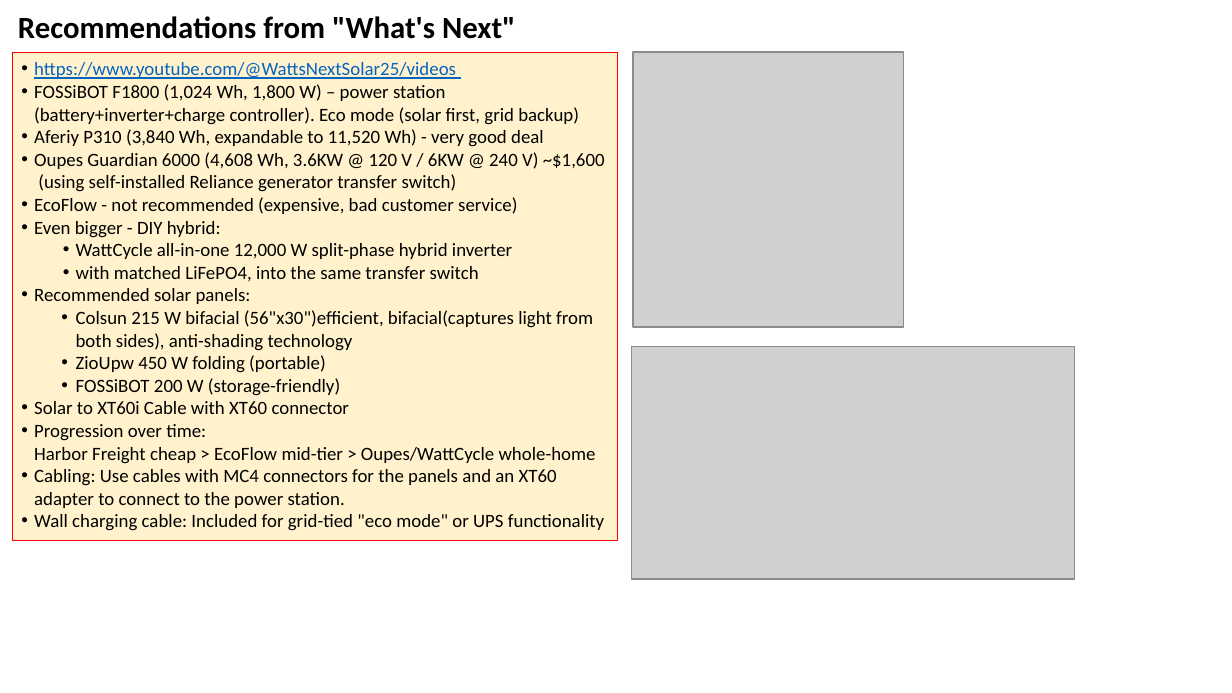
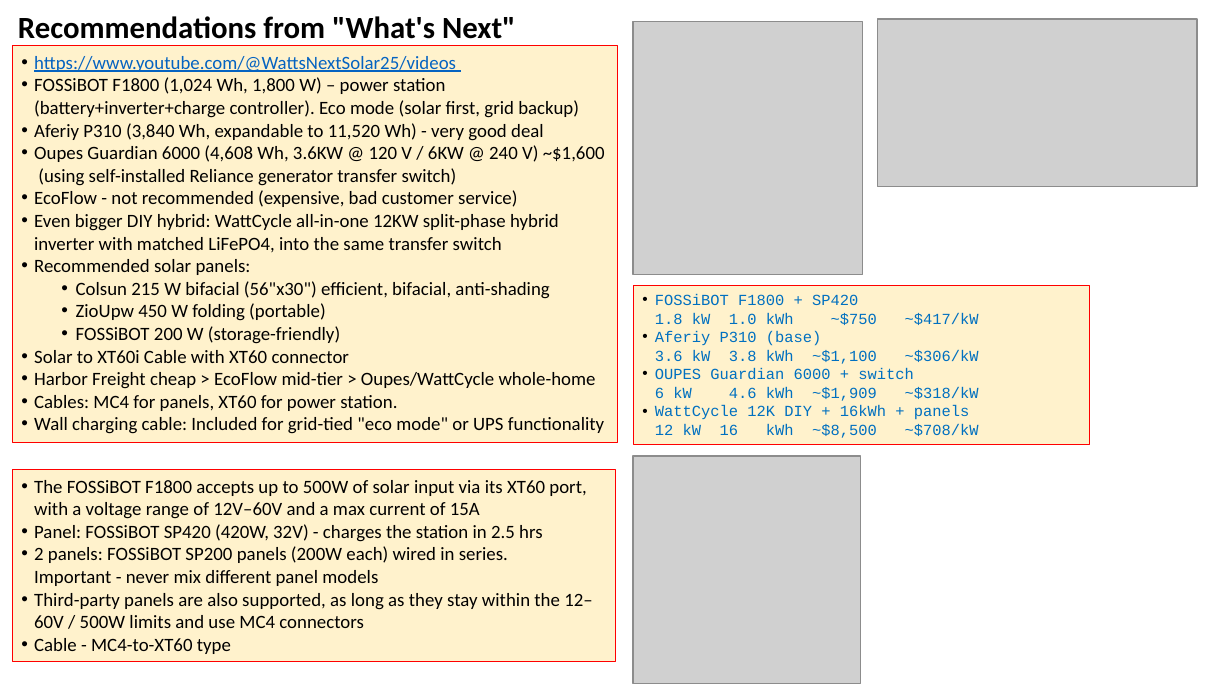
Before and after one commit to lselector/misc_farm, a slide deck: slide 2 of solar.pptx. Drawn at 1232x693 pixels with LibreOffice and Linux fonts; fonts in the diff are those of the drawing; grey boxes stand for pictures. Boxes give left, top, right and bottom in pixels: in the first picture for what was removed or moved away, otherwise in the second. Text is boxed around its words. In the diff, an @@ line names an element or a change of style, - is before the commit and + after.

Commit message:
update

```diff
--- a/solar.pptx
+++ b/solar.pptx
@@ picture: place and size @@
-picture at (633,52,903,326)
+picture at (633,21,862,275)
@@ picture added at (878,20,1198,187) @@
@@ rectangle "https://www.youtube.com/@WattsNextSolar25/videos": place and size @@
-rectangle "https://www.youtube.com/@WattsNextSolar25/videos" at (12,53,617,541)
+rectangle "https://www.youtube.com/@WattsNextSolar25/videos" at (12,46,617,442)
@@ text in rectangle at (34,214,559,252): text changed @@
-• Even bigger - DIY hybrid:
-• WattCycle all-in-one 12,000 W split-phase hybrid inverter
-• with matched LiFePO4, into the same transfer switch
+• Even bigger DIY hybrid: WattCycle all-in-one 12KW split-phase hybrid inverter with matched LiFePO4, into the same transfer switch
@@ text in rectangle at (76,281,549,299): text changed @@
-• Colsun 215 W bifacial (56"x30")efficient, bifacial(captures light from both sides), anti-shading technology
+• Colsun 215 W bifacial (56"x30") efficient, bifacial, anti-shading
@@ rectangle added at (633,286,1090,445), fill #FFF2CC, outline #FF0000 0.56 pt, 9 pt, text #0070C0 @@
+• FOSSiBOT F1800 + SP420
+  1.8 kW 1.0 kWh ~$750 ~$417/kW
+• Aferiy P310 (base)
+  3.6 kW 3.8 kWh ~$1,100 ~$306/kW
+• OUPES Guardian 6000 + switch
+  6 kW 4.6 kWh ~$1,909 ~$318/kW
+• WattCycle 12K DIY + 16kWh + panels
+  12 kW 16 kWh ~$8,500 ~$708/kW
@@ picture removed at (632,346,1076,579) @@
@@ text in rectangle at (34,372,596,411): text changed @@
-• Progression over time:
-  Harbor Freight cheap > EcoFlow mid-tier > Oupes/WattCycle whole-home
-• Cabling: Use cables with MC4 connectors for the panels and an XT60 adapter to connect to the power station.
+• Harbor Freight cheap > EcoFlow mid-tier > Oupes/WattCycle whole-home
+• Cables: MC4 for panels, XT60 for power station.
@@ rectangle added at (12,469,616,662), fill #FFF2CC, outline #FF0000 0.56 pt, 11 pt, text #000000 @@
+• The FOSSiBOT F1800 accepts up to 500W of solar input via its XT60 port, with a voltage range of 12V–60V and a max current of 15A
+• Panel: FOSSiBOT SP420 (420W, 32V) - charges the station in 2.5 hrs
+• 2 panels: FOSSiBOT SP200 panels (200W each) wired in series.
+  Important - never mix different panel models
+• Third-party panels are also supported, as long as they stay within the 12–60V / 500W limits and use MC4 connectors
+• Cable - MC4-to-XT60 type
@@ picture added at (633,456,860,683) @@
```
Also in this commit, not shown: 2 other slides changed, 2 slides added.
